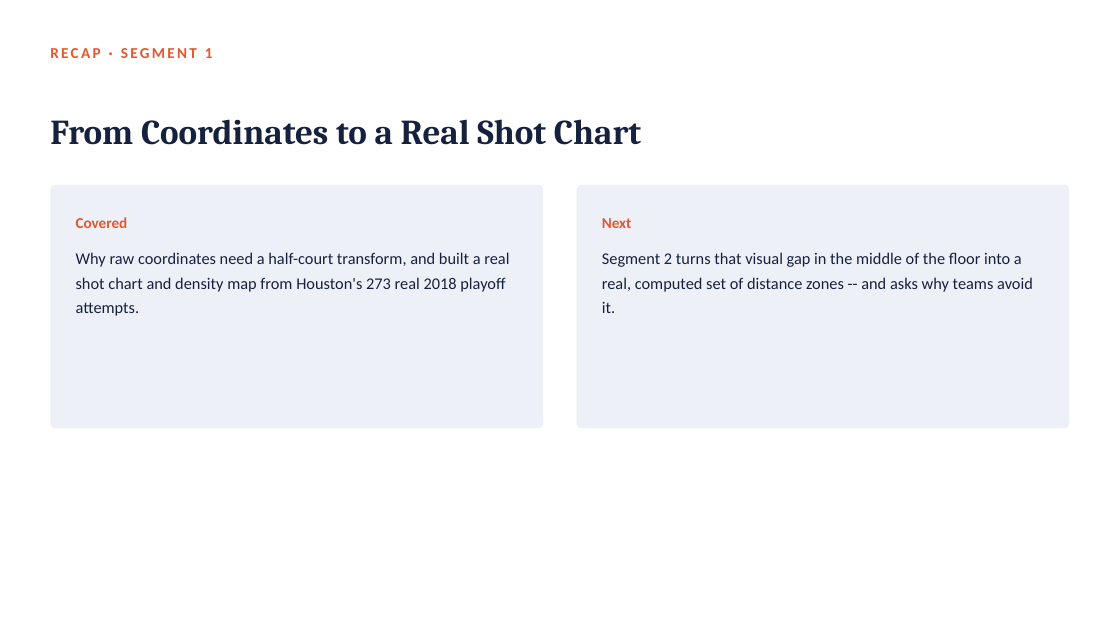
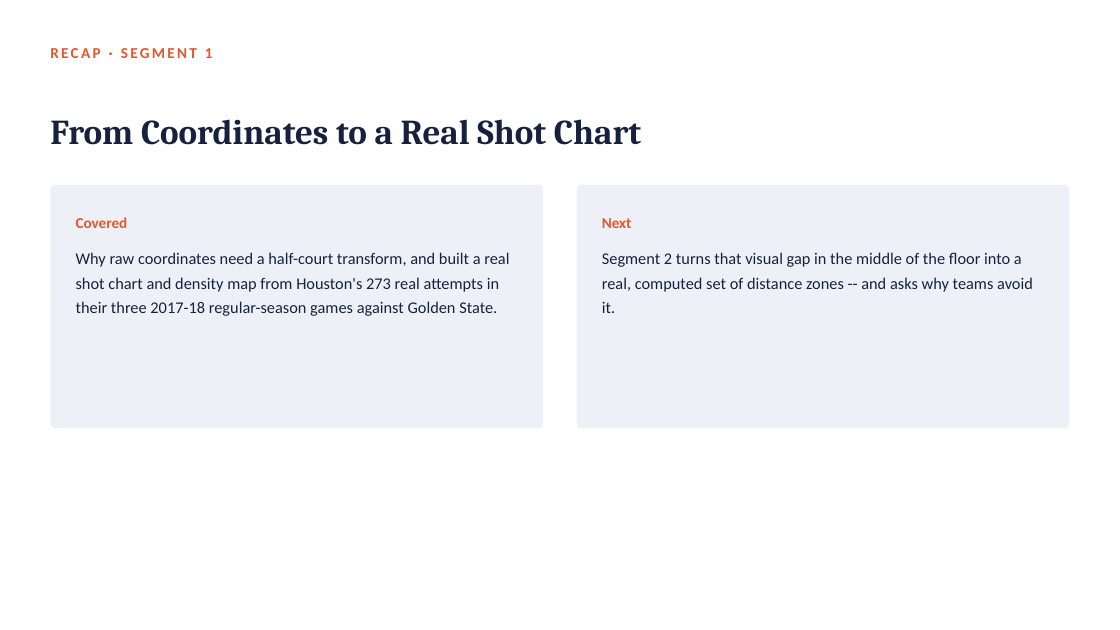
Before and after one commit to fmurital/Teaching-Curriculum, a slide deck: slide 16 of Sports-Analytics-Undergraduate/04_Shot_Charts_and_Spatial_Data/Lecture_Slides/Module04_Shot_Charts_and_Spatial_Data.pptx. Drawn at 1120x630 pixels with LibreOffice and Linux fonts; fonts in the diff are those of the drawing. Boxes give left, top, right and bottom in pixels: in the first picture for what was removed or moved away, otherwise in the second. Text is boxed around its words. In the diff, an @@ line names an element or a change of style, - is before the commit and + after.

```diff
--- a/Sports-Analytics-Undergraduate/04_Shot_Charts_and_Spatial_Data/Lecture_Slides/Module04_Shot_Charts_and_Spatial_Data.pptx
+++ b/Sports-Analytics-Undergraduate/04_Shot_Charts_and_Spatial_Data/Lecture_Slides/Module04_Shot_Charts_and_Spatial_Data.pptx
@@ text at (76, 252, 509, 316): text changed @@
-Why raw coordinates need a half-court transform, and built a real shot chart and density map from Houston's 273 real 2018 playoff attempts.
+Why raw coordinates need a half-court transform, and built a real shot chart and density map from Houston's 273 real attempts in their three 2017-18 regular-season games against Golden State.
```
Also in this commit, not shown: 18 other slides changed, 7 other files.
